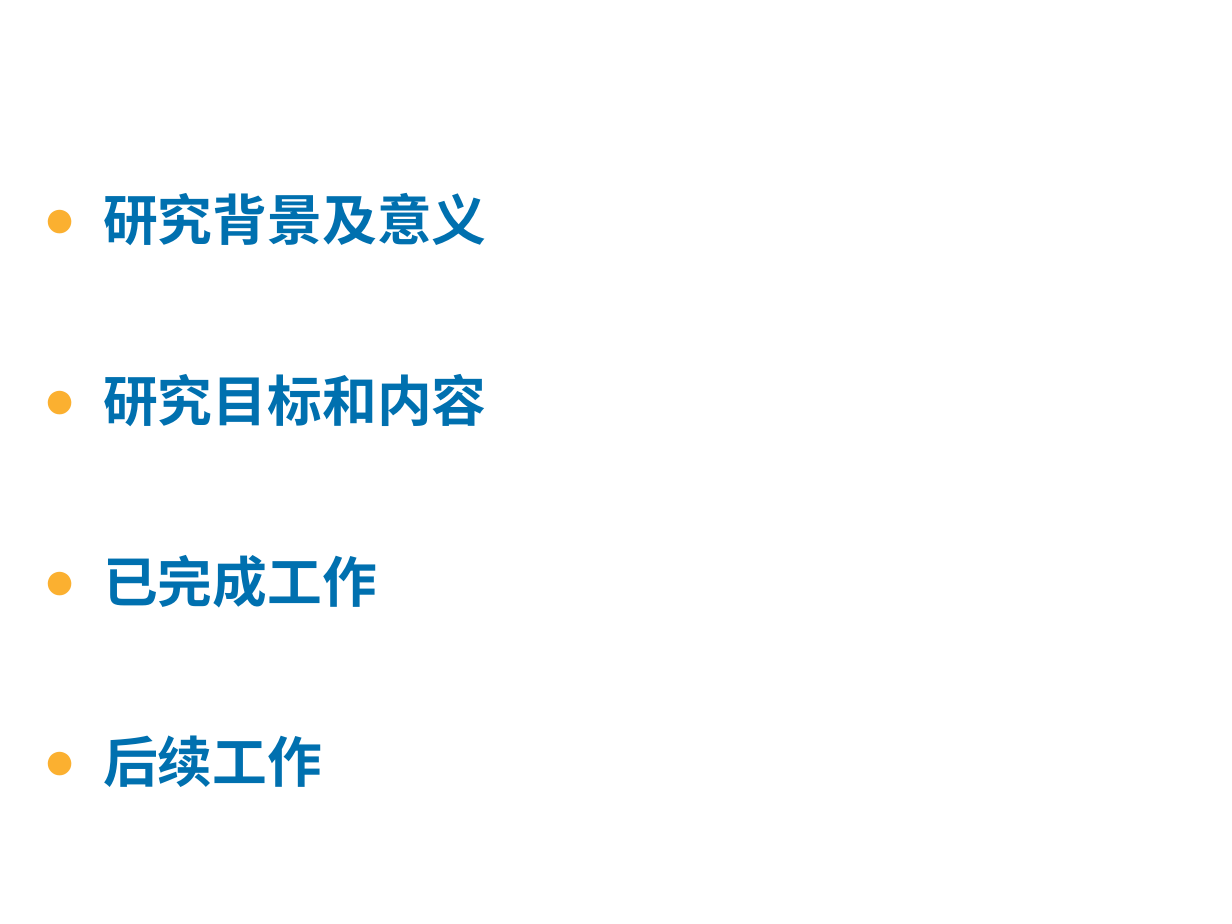
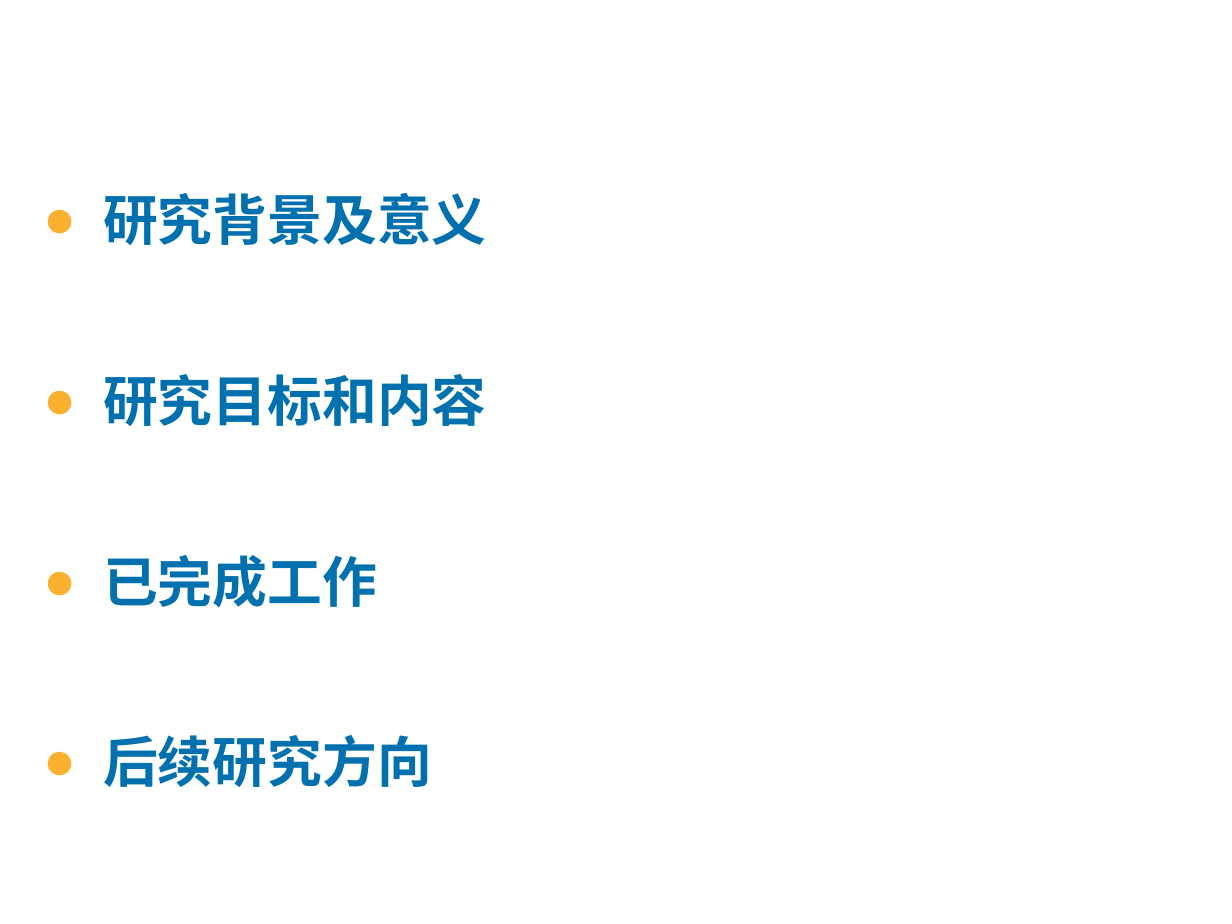
Before and after one commit to jxwb088047/Interim_reply, a slide deck: slide 2 of 林广和中期答辩.pptx. Drawn at 1232x924 pixels with LibreOffice and Linux fonts; fonts in the diff are those of the drawing; background and template pictures are left out. Boxes give left, top, right and bottom in pixels: in the first picture for what was removed or moved away, otherwise in the second. Text is boxed around its words. In the diff, an @@ line names an element or a change of style, - is before the commit and + after.

```diff
--- a/林广和中期答辩.pptx
+++ b/林广和中期答辩.pptx
@@ text at (x1=103, y1=735, x2=432, y2=787): text changed @@
-● 后续工作
+● 后续研究方向
```
Also in this commit, not shown: 10 other slides changed, 4 slides added, 6 slides removed, 6 other files.
